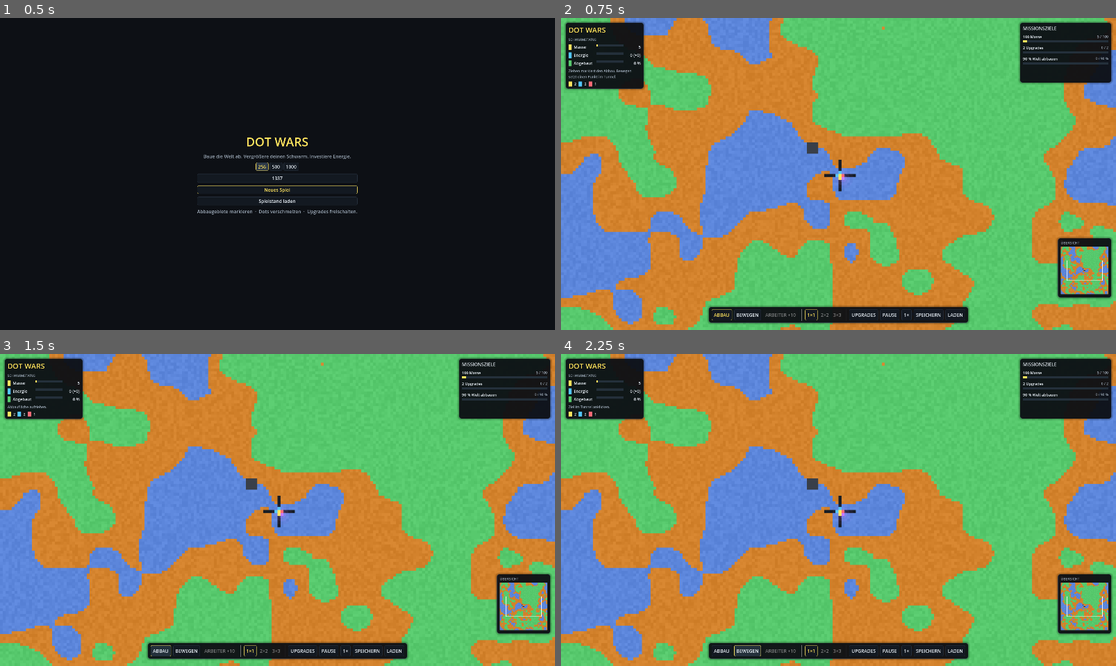
Above: before the commit, frames 1-4 (two rows, left to right).
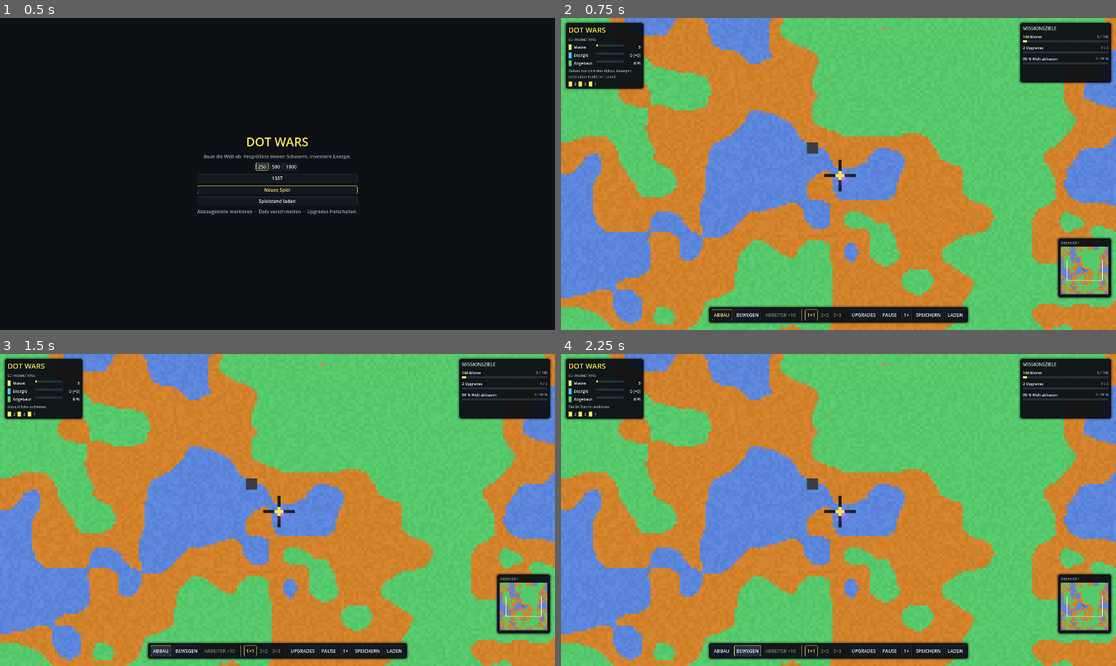
Above: after the commit, the same moments.

Repository: matthias007267/Dot-Wars
Game: Godot game, scene res://scenes/main.tscn
The game is run twice, just before and just after one commit, with the same random seed, the same clock (stepped at 60 frames per second) and the same inputs.
Inputs:
- Up to frame 1 (0.5 s): no input
- Up to frame 2 (0.75 s): click "Neues Spiel" at 0.5 s
- Up to frame 3 (1.5 s): click "ABBAU" at 1.25 s
- Up to frame 4 (2.25 s): click "BEWEGEN" at 2 s

Frame 1 is identical in both runs. In frame 2, less than 0.1% of the frame differs, in the area x 3-52%, y 20-52%; in frame 3, less than 0.1%; in frame 4, less than 0.1%.

Commit message:
feat: only yellow workers and cyan energy dots; reserve red for warriors

Diff:
--- a/src/sim/simulation.gd
+++ b/src/sim/simulation.gd
@@ -32,17 +32,16 @@
 var sacrifice_on := PackedByteArray()
 var selected_group: int = 0
 
-## Die ersten vier Farben stehen in der Vorlage. Fünf bis acht bleiben hell und getrennt,
-## damit die Tasten 1–8 lesbar bleiben.
+## Alle internen Gruppen verwenden dieselbe Arbeiterfarbe. Rot bleibt für spätere Krieger reserviert.
 const GROUP_PALETTE: Array[Color] = [
 	Color8(0xFF, 0xE4, 0x5E),
-	Color8(0x53, 0xC7, 0xFF),
-	Color8(0xFF, 0x6A, 0x76),
-	Color8(0x7E, 0xFF, 0x93),
-	Color8(0xF4, 0xF7, 0xFB),
-	Color8(0xFF, 0x9A, 0xD5),
-	Color8(0x3E, 0xE0, 0xC7),
-	Color8(0xD6, 0xF2, 0x6A),
+	Color8(0xFF, 0xE4, 0x5E),
+	Color8(0xFF, 0xE4, 0x5E),
+	Color8(0xFF, 0xE4, 0x5E),
+	Color8(0xFF, 0xE4, 0x5E),
+	Color8(0xFF, 0xE4, 0x5E),
+	Color8(0xFF, 0xE4, 0x5E),
+	Color8(0xFF, 0xE4, 0x5E),
 ]
 
 ## Kumulierte Laufzeit je Stufe in Mikrosekunden (Profiling, Benchmark, HUD).
